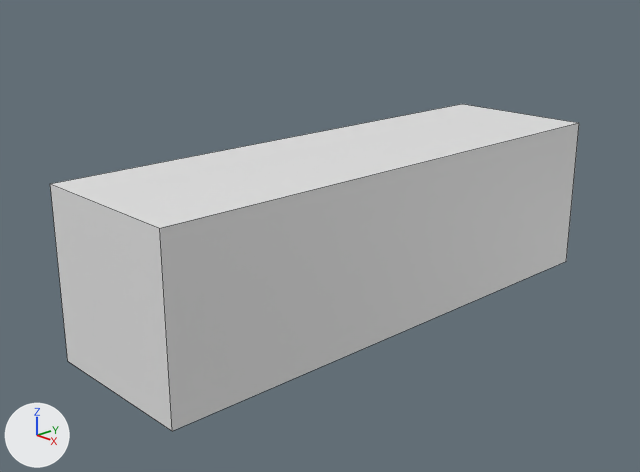
Renders of the Blender file obj_chest_jiwan_01.blend from each side of a commit.
Before and after are seen from a camera (50 mm lens) standing at (7.28, -7.38, 4.32) and looking at (-0.1, -0.43, 0.93). The lights are fixed; the arrows at lower left show +X, +Y and +Z. The first picture is the older version. Mesh edges are drawn as thin lines.
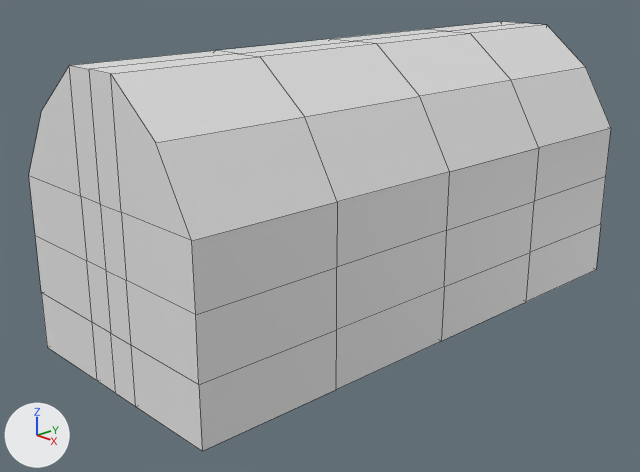
Patch to the scene script:
```diff
--- a/obj_chest_jiwan_01.blend.py
+++ b/obj_chest_jiwan_01.blend.py
@@ me_cube_001 @@
 # used by ob_cube; location = (0.0, 0.0, 0.95); scale = (1.0, 3.37, 1.0)
-me_cube_001.from_pydata(...)  # 8 vertices, 6 faces; spans x -1.0..1.0, y -1.0..1.0, z -1.0..1.0
+me_cube_001.from_pydata(...)  # 33 vertices, 24 faces; spans x 0.0..1.0, y 0.0..1.0, z -1.0..2.26
+# me_cube_001 part 1
+# 6 vertices are removed from x -1.0..1.0, y -1.0..1.0, z -1.0..1.0
+# 6 faces are deleted
+# 22 vertices are added at x 0.0..1.0, y 0.0..1.0, z -1.0..2.26
+# 9 new vertices lie (0.25, 0.0, 0.0) away from vertices in x 0.0, y 0.0..1.0, z -1.0..2.26
+# 24 new faces join them
@@ ob_cube @@
 ob_cube.location = (0.0, 0.0, 0.95)
-ob_cube.scale = (1.0, 3.37, 1.0)
+ob_cube.scale = (1.47, 3.37, 1.0)
+_m = ob_cube.modifiers.new('Mirror', 'MIRROR')
+_m.use_axis = (True, True, False)
+_m.use_clip = True
```

Where the change shows, as pixel boxes (x1, y1, x2, y2) in the pictures (640 x 472 px):
'Cube', reshaped, rescaled, modifiers changed (10% wider, 31% taller): before (50, 104, 579, 431); after (29, 21, 611, 451)
